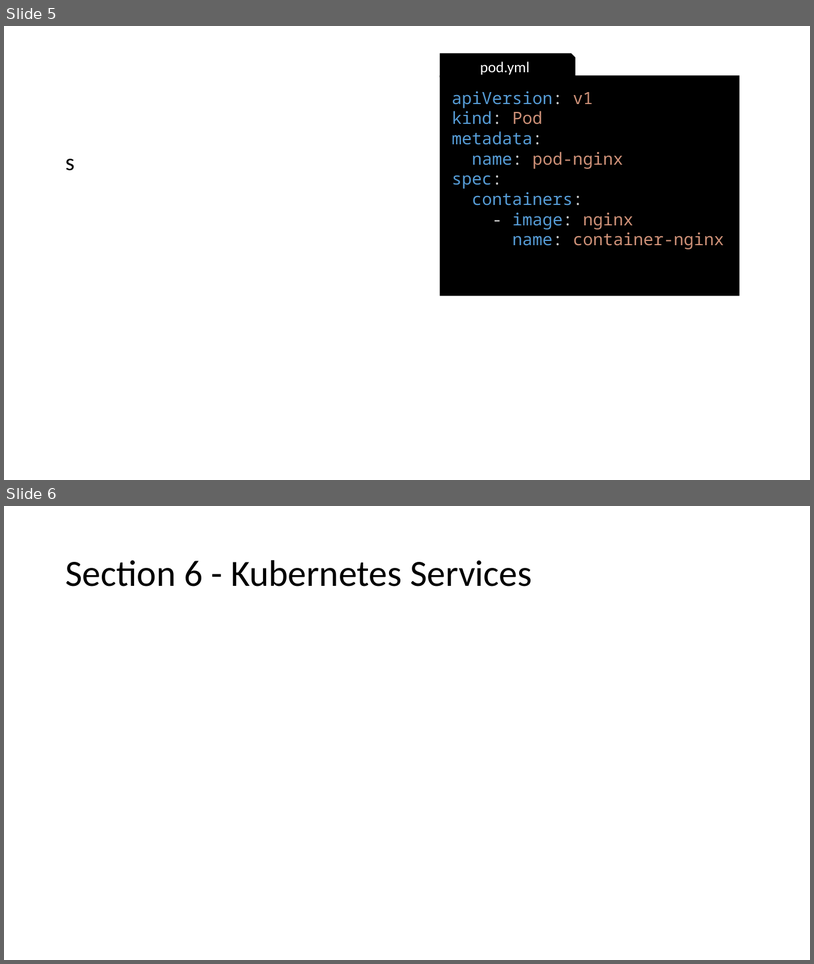
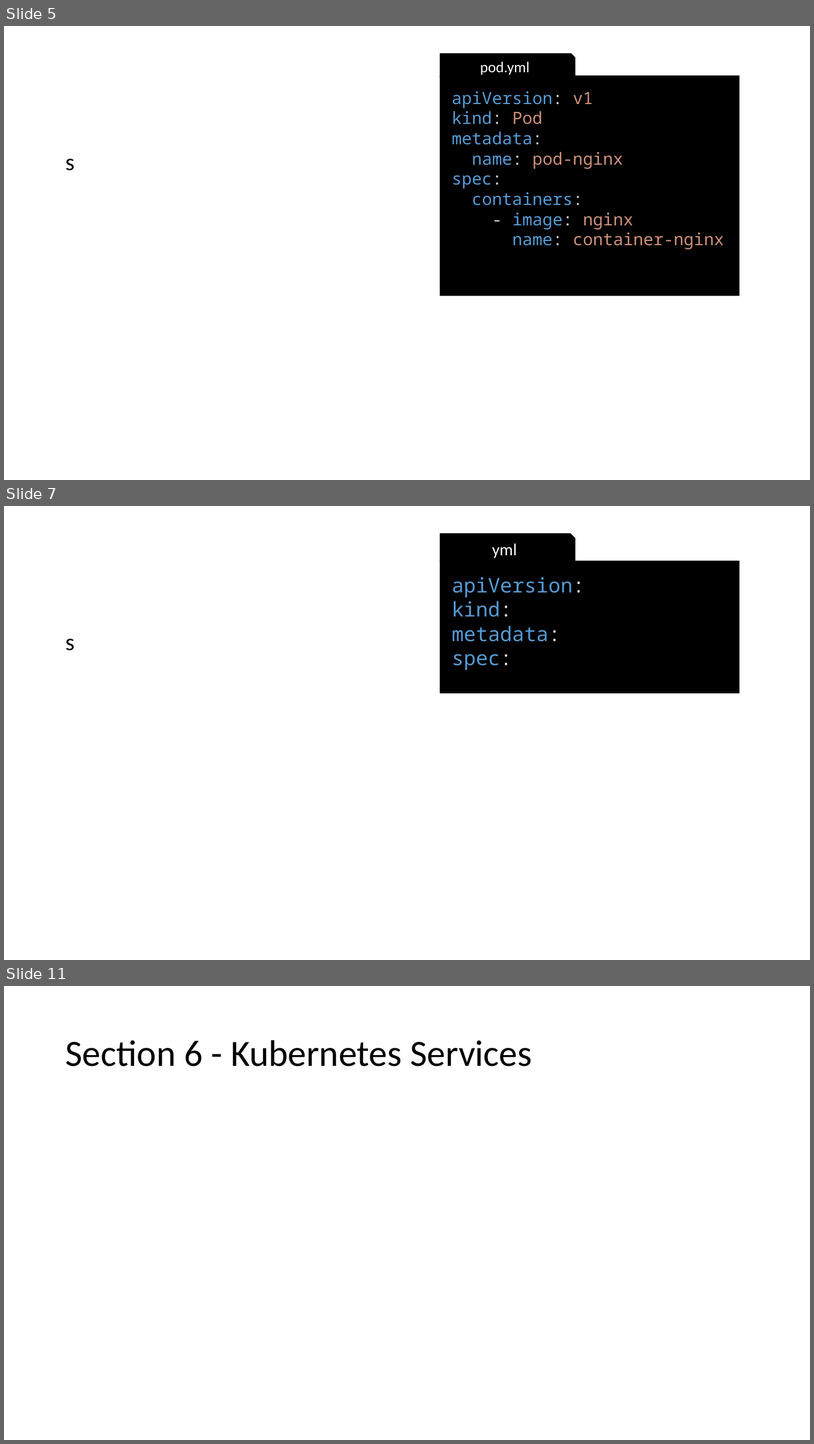
Before and after one commit to gerassimos/kgs, a slide deck: docs/images/slides_images.pptx. Shown one above the other, each under a label of ours: slides 5 and 6 before the commit, slides 5, 7 and 11 after it; the slides between them are not shown. The pictures are 814x964 and 814x1444 pixels, drawn with LibreOffice and Linux fonts; fonts in the diff are those of the drawing. Boxes give left, top, right and bottom in pixels: in the first picture for what was removed or moved away, otherwise in the second. Text is boxed around its words. In the diff, an @@ line names an element or a change of style, - is before the commit and + after.

```diff
--- a/docs/images/slides_images.pptx
+++ b/docs/images/slides_images.pptx
@@ slide 7 added at [4,506,810,960], background #FFFFFF @@
@@ snip rect added at [441,534,576,562], fill #000000, outline #000000 1 pt, 20 pt, text #FFFFFF @@
+yml
@@ rectangle added at [440,561,740,693], fill #000000, 24 pt, text #569CD6 @@
+apiVersion:
+kind:
+metadata:
+spec:
@@ text added at [65,639,74,651], 28 pt, text #000000 @@
+s
@@ what was slide 6 is now slide 11 @@
```
Also in this commit, not shown: 4 other slides added, 7 other files.
